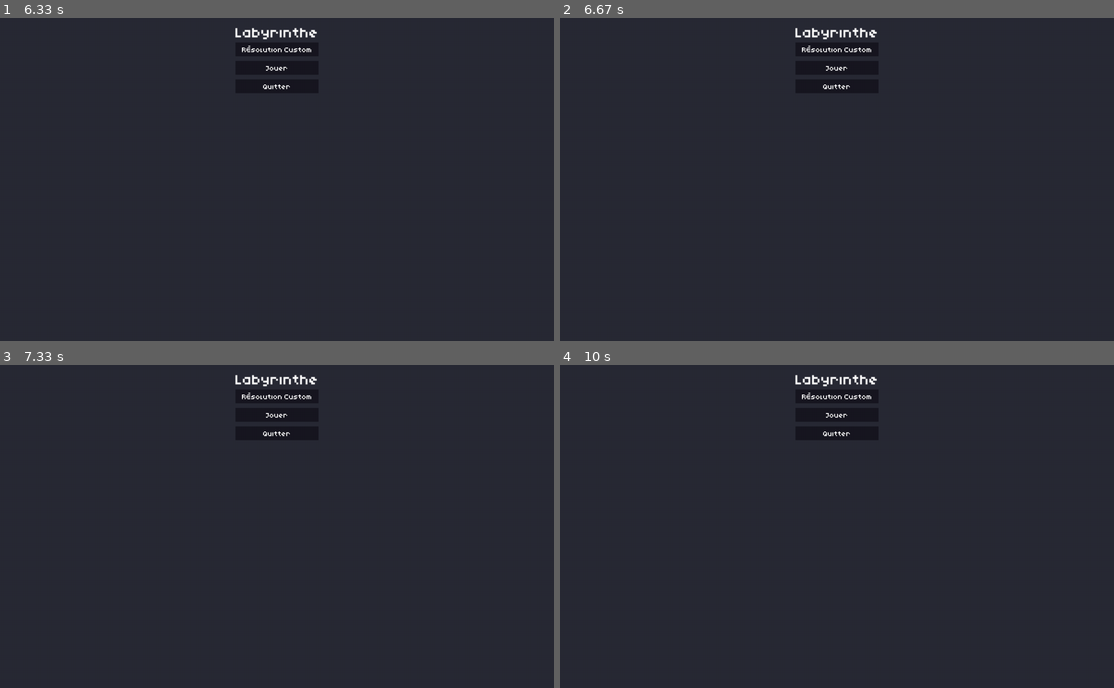
Above: before the commit, frames 1-4 (two rows, left to right).
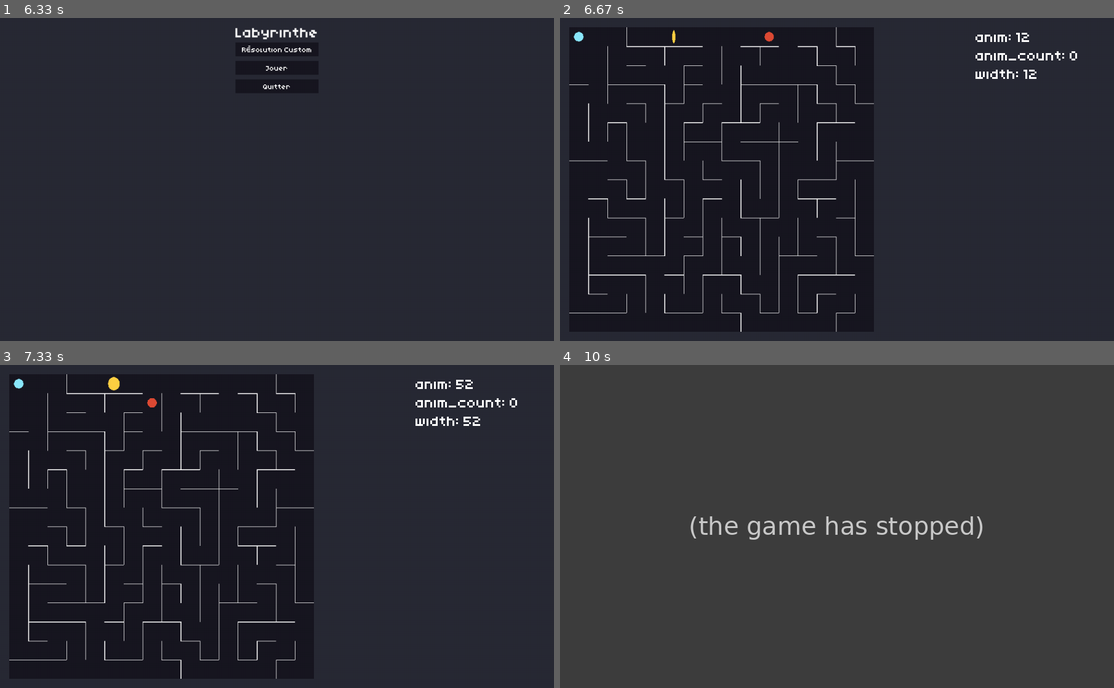
Above: after the commit, the same moments.

Repository: HerbeMalveillante/ProjetPeiP24
Game: pygame game, started from main.py
Two runs of this game, one before a commit and one after it. Both use one fixed random seed, a clock stepped at 60 frames per second and the inputs below.
Inputs (mouse positions are in pixels of both pictures, inside the frame that each line leads up to):
- Up to frame 1 (6.33 s): click (277, 179) at 0.38 s; hold Right 0.67-1.13 s
- Up to frame 2 (6.67 s): click (848, 69) at 6.45 s
- Up to frame 3 (7.33 s): tap Enter at 6.73 s; hold Up from 7.07 s (still down)
- Up to frame 4 (10 s): release Up at 7.53 s; hold Right 7.57-8.03 s; hold Left 8.07-8.6 s; hold Down 8.63-8.93 s; hold Right 9.4-9.77 s; hold Right from 9.8 s (still down)

Frame 1 is identical in both runs. In frame 2, 3.2% of the frame differs, in the area x 1-94%, y 2-98%; in frame 3, 3.3%; in frame 4, 3.4%, in the area x 23-77%, y 3-55%.
Error after the commit: IndexError: list index out of range (character.py line 79); the game stopped at 9.92 s (later frames are placeholders)

Commit message:
enemy AI

Diff:
--- /dev/null
+++ b/character.py
@@ -0,0 +1,146 @@
+import pygame
+import constants
+import time
+
+
+class Character(pygame.sprite.Sprite):
+
+    def __init__(self, pos, labyrinth):
+        super().__init__()
+
+        self.labyrinth = labyrinth
+        self.pos = pos
+        self.size = constants.LABYRINTH_RESOLUTION
+
+        self.image = pygame.Surface((self.size, self.size), pygame.SRCALPHA, 32)
+        self.has_changed = True
+
+    def update(self):
+        pass
+
+    def draw(self):
+        # Draw a circle on a new surface and return it
+        if self.has_changed:
+            self.image.fill((0, 0, 0, 0))
+
+            pygame.draw.circle(
+                self.image,
+                constants.CHARACTER_COLOR,
+                (self.size // 2, self.size // 2),
+                self.size // 2 - constants.LABYRINTH_RESOLUTION // 4,
+            )
+
+            self.has_changed = False
+
+        return self.image
+
+    def move(self, direction):
+        """
+        direction: str<"up"|"down"|"left"|"right">
+        moves are sanitized in the game class to avoid out of bounds moves.
+        """
+
+        if direction == "up":
+            new_pos = self.pos - self.labyrinth.width
+        elif direction == "down":
+            new_pos = self.pos + self.labyrinth.width
+        elif direction == "left":
+            new_pos = self.pos - 1
+        elif direction == "right":
+            new_pos = self.pos + 1
+        else:
+            raise ValueError(f"Invalid direction: {direction}")
+            exit()
+
+        if not self.labyrinth.can_move(self.pos, new_pos):
+            return
+        self.pos = new_pos
+
+
+class Enemy(pygame.sprite.Sprite):
+
+    def __init__(self, pos, labyrinth, character):
+        super().__init__()
+        self.labyrinth = labyrinth
+        self.character = character
+        self.pos = pos
+        self.size = constants.LABYRINTH_RESOLUTION
+
+        self.image = pygame.Surface((self.size, self.size), pygame.SRCALPHA, 32)
+        self.has_changed = True
+
+        self.last_moved = time.time()
+
+    def update(self):
+        if time.time() - self.last_moved > 0.2:
+            # path = self.labyrinth.resolve_recursive_backtracking(self.pos, self.character.pos)
+            path = self.labyrinth.resolve_a_star(self.pos, self.character.pos)
+            if path:
+                self.pos = path[1]
+            self.last_moved = time.time()
+
+    def draw(self):
+        # Draw a circle on a new surface and return it
+        if self.has_changed:
+            self.image.fill((0, 0, 0, 0))
+
+            pygame.draw.circle(
+                self.image,
+                constants.ENEMIES_COLOR,
+                (self.size // 2, self.size // 2),
+                self.size // 2 - constants.LABYRINTH_RESOLUTION // 4,
+            )
+
+            self.has_changed = False
+
+        return self.image
+
+
+class Point(pygame.sprite.Sprite):
+
+    def __init__(self, pos, labyrinth):
+
+        super().__init__()
+        self.pos = pos
+        self.local_x, self.local_y = labyrinth.id_to_coord(self.pos)
+        self.image = pygame.Surface(
+            (constants.LABYRINTH_RESOLUTION, constants.LABYRINTH_RESOLUTION), pygame.SRCALPHA, 32
+        )
+        self.rect = self.image.get_rect()
+
+        self.animation = 0
+        self.animation_count = 0
+        self.width = 0
+
+        self.labyrinth = labyrinth
+
+    def draw(self):
+
+        self.image.fill((0, 0, 0, 0))
+
+        if self.animation > 120:
+            self.animation = 0
+            self.animation_count += 1
+            self.width = 0
+
+        if self.animation < 60:
+            self.animation += 1
+            self.width += 1
+        else:
+            self.animation += 1
+            self.width -= 1
+
+        center = constants.LABYRINTH_RESOLUTION // 2 - self.width // 2
+
+        rect = pygame.Rect(center, 0, max(1, self.width), constants.LABYRINTH_RESOLUTION)
+        rect.scale_by_ip(0.7, 0.7)
+
+        color = constants.POINTS_COLOR if self.animation_count % 2 == 0 else constants.POINTS_COLOR_2
+
+        pygame.draw.ellipse(
+            self.image,
+            color,
+            rect,
+        )
+
+        return self.image
--- a/constants.py
+++ b/constants.py
@@ -1,8 +1,23 @@
+import pygame
+
+pygame.font.init()
+
 WIDTH, HEIGHT = 1200, 700
 
 
 BG_COLOR = (40, 42, 53)
 BUTTON_COLOR = (24, 23, 33)
-LABYRINTH_RESOLUTION = 12  # in pixels
+LABYRINTH_RESOLUTION = 60  # in pixels
+
+CHARACTER_COLOR = (139, 233, 253)
+POINTS_COLOR = (255, 209, 67)
+POINTS_COLOR_2 = (181, 143, 30)
+ENEMIES_COLOR = (222, 75, 53)
+WHITE = (255, 255, 255)
 
 DRAW_CASE_NUMBERS = False
+
+
+font_file = "customFont.ttf"
+font = pygame.font.Font(font_file, 16)
+font_big = pygame.font.Font(font_file, 32)
--- /dev/null
+++ b/game.py
@@ -0,0 +1,103 @@
+import pygame
+from constants import HEIGHT, LABYRINTH_RESOLUTION, WHITE
+from labyrinth import Labyrinth
+from character import Character, Point, Enemy
+from menufactory import MenuFactory, Text
+
+
+class Game(MenuFactory):
+    def __init__(self, parent):
+
+        super().__init__(parent)
+
+        self.labyrinth = Labyrinth(self, (16, 16), "dead-end-filling", "recursive-backtracking", 0.1)
+        while not self.labyrinth.generation_data["is_generated"]:
+            self.labyrinth.generate_step()
+
+        screen = pygame.display.get_surface()
+
+        self.debug_text = Text(self, screen.get_width() - 300, 20, WHITE, "LoremIpsum")
+        self.elements.add(self.debug_text)
+
+        self.character = Character(0, self.labyrinth)
+
+        self.lab_layer = self.labyrinth.get_image()
+        self.game_layer = pygame.Surface(
+            (self.lab_layer.get_size()[0], self.lab_layer.get_size()[1]), pygame.SRCALPHA, 32
+        )
+
+        self.points = []
+        self.enemies = []
+
+        self.points.append(Point(5, self.labyrinth))
+        self.enemies.append(Enemy(10, self.labyrinth, self.character))
+
+    def update(self, clock):
+        point = self.points[0]
+        anim, anim_count, width = point.animation, point.animation_count, point.width
+        self.debug_text.update_text(f"anim: {anim}\nanim_count: {anim_count}\nwidth: {width}")
+        for e in self.enemies:
+            e.update()
+        clock.tick(60)
+
+    def draw(self):
+
+        # Background : labyrinthe
+        labyrinth_image_height = self.lab_layer.get_size()[1]
+        displayable_height = HEIGHT - 40
+        ratio = displayable_height / labyrinth_image_height
+        labyrinth_image = pygame.transform.scale(
+            self.lab_layer, (int(ratio * self.lab_layer.get_size()[0]), displayable_height)
+        )
+        # On la dessine à l'écran
+        self.parent.parent.screen.blit(labyrinth_image, (20, 20))
+
+        # Game layer
+        self.game_layer.fill((0, 0, 0, 0))
+
+        # Points
+        for p in self.points:
+            p_image = p.draw()
+            p_x = p.local_x * LABYRINTH_RESOLUTION
+            p_y = p.local_y * LABYRINTH_RESOLUTION
+            self.game_layer.blit(p_image, (p_x, p_y))
+
+        for e in self.enemies:
+            e_image = e.draw()
+            e_coordinates = self.labyrinth.id_to_coord(e.pos)
+            e_x = e_coordinates[0] * LABYRINTH_RESOLUTION
+            e_y = e_coordinates[1] * LABYRINTH_RESOLUTION
+            self.game_layer.blit(e_image, (e_x, e_y))
+
+        # Character
+        character_image = self.character.draw()
+        character_coordinates = self.labyrinth.id_to_coord(self.character.pos)
+        character_x = character_coordinates[0] * LABYRINTH_RESOLUTION
+        character_y = character_coordinates[1] * LABYRINTH_RESOLUTION
+        self.game_layer.blit(character_image, (character_x, character_y))
+
+        game_layer_image = pygame.transform.scale(
+            self.game_layer, (int(ratio * self.game_layer.get_size()[0]), displayable_height)
+        )
+        self.parent.parent.screen.blit(game_layer_image, (20, 20))
+
+        super().draw()
+
+    def on_key(self, key, down):
+        """
+        the down argument indicates if the key has been pressed.
+        For held keys, use pygame.keys.get_pressed() instead.
+        """
+        if down:
+            if key == pygame.K_UP:
+                if self.labyrinth.id_to_coord(self.character.pos)[1] > 0:
+                    self.character.move("up")
+            elif key == pygame.K_DOWN:
+                if self.labyrinth.id_to_coord(self.character.pos)[1] < self.labyrinth.height - 1:
+                    self.character.move("down")
+            elif key == pygame.K_LEFT:
+                if self.labyrinth.id_to_coord(self.character.pos)[0] > 0:
+                    self.character.move("left")
+            elif key == pygame.K_RIGHT:
+                if self.labyrinth.id_to_coord(self.character.pos)[0] < self.labyrinth.width - 1:
+                    self.character.move("right")
--- a/labyrinth.py
+++ b/labyrinth.py
@@ -1,7 +1,8 @@
 import pygame
 import time
 import random
-from constants import LABYRINTH_RESOLUTION, DRAW_CASE_NUMBERS, BUTTON_COLOR
+from constants import LABYRINTH_RESOLUTION, DRAW_CASE_NUMBERS, BUTTON_COLOR, font
+import math
 
 
 class Labyrinth(pygame.sprite.Sprite):
@@ -217,6 +218,82 @@
                 print("L'algorithme de résolution n'est pas reconnu.")
                 exit(1)
 
+    def MD(self, case1, case2):
+        if isinstance(case1, int) and isinstance(case2, int):
+            case1 = self.id_to_coord(case1)
+            case2 = self.id_to_coord(case2)
+        return abs(case1[0] - case2[0]) + abs(case1[1] - case2[1])
+
+    def resolve_recursive_backtracking(self, start, end):
+        """
+        Retourne une liste de positions qui mène de la case de départ à la case d'arrivée, sans stocker de données pour visualisation
+        """
+        stack = [start]
+        banned = []
+        visited = []
+        while stack[-1] != end:
+            available = [
+                i
+                for i in self.get_adjacent_cases(stack[-1])
+                if self.can_move(i, stack[-1]) and i not in banned and i not in visited
+            ]
+            if available == []:
+                banned.append(stack.pop())
+            else:
+                stack.append(random.choice(available))
+                # stack.append(available[-1])
+                visited.append(stack[-1])
+        return stack
+
+    def resolve_a_star(self, start, end):
+        """
+        Retourne une liste de positions qui mène de la case de départ à la case d'arrivée, sans stocker de données pour visualisation
+        Utilise l'algorithme A* pour trouver le chemin le plus court
+        """
+
+        def h(case):
+            return self.MD(case, end)
+
+        def reconstruct_path(cameFrom, current):
+            totalPath = [current]
+            while current in cameFrom.keys():
+                current = cameFrom[current]
+                totalPath.append(current)
+            totalPath.reverse()
+            return totalPath
+
+        openSet = [start]
+        cameFrom = {}
+
+        gScore = {}
+        for x in range(self.width * self.height):
+            gScore[x] = math.inf
+        gScore[start] = 0
+        fScore = {}
+        for x in range(self.width * self.height):
+            fScore[x] = math.inf
+        fScore[start] = h(start)
+
+        while len(openSet) > 0:
+            current = min(openSet, key=lambda x: fScore[x])
+            if current == end:
+                path = reconstruct_path(cameFrom, current)
+                return path
+
+            openSet.remove(current)
+            adjacent = self.get_adjacent_cases(current)
+            adjacent = [a for a in adjacent if self.can_move(current, a)]
+            for neighbor in adjacent:
+                tentative_gScore = gScore[current] + 1
+                if tentative_gScore < gScore[neighbor]:
+                    cameFrom[neighbor] = current
+                    gScore[neighbor] = tentative_gScore
+                    fScore[neighbor] = tentative_gScore + h(neighbor)
+                    if neighbor not in openSet:
+                        openSet.append(neighbor)
+
+        return False
+
     def get_image(self):
 
         if not self.has_changed:
@@ -230,7 +307,7 @@
             # On veut dessiner le numéro de case sur chaque case
             for i in range(self.width * self.height):
                 coords = self.id_to_coord(i)
-                text = self.parent.parent.parent.font.render(str(i), 0, (0, 0, 0))
+                text = font.render(str(i), 0, (255, 255, 255))
                 self.image.blit(text, (coords[0] * LABYRINTH_RESOLUTION, coords[1] * LABYRINTH_RESOLUTION))
 
         # On dessine un rond pour la case actuelle dans la génération
--- a/main.py
+++ b/main.py
@@ -15,13 +15,12 @@
 
     running = True
     while running:
-        running = menu.update()
+        running = menu.update(clock)
 
         screen.fill(constants.BG_COLOR)
         menu.draw()
         pygame.display.flip()
 
-        clock.tick()
         # Display the resolution and the number of frames per second in the window title.
         resolution = str(screen.get_width()) + "x" + str(screen.get_height())
         pygame.display.set_caption(f"Labyrinthe - {resolution} - {int(clock.get_fps())} FPS")
--- a/menu.py
+++ b/menu.py
@@ -1,26 +1,25 @@
 import pygame
 from constants import WIDTH, HEIGHT, BUTTON_COLOR
 from labyrinth import Labyrinth
+from game import Game
+from menufactory import MenuFactory, Button, Text
 
 
 class Menu:
     def __init__(self):
 
         self.quit = False
-        # load the customFont.ttf file
-        font_file = "customFont.ttf"
-        self.font = pygame.font.Font(font_file, 16)
-        self.font_big = pygame.font.Font(font_file, 32)
+
         self.screen = pygame.display.get_surface()
 
         self.stack = [Main_Menu(self)]
 
-    def update(self):
+    def update(self, clock):
 
         if self.quit:
             return False
 
-        self.stack[-1].update()
+        self.stack[-1].update(clock)
 
         for event in pygame.event.get():
             if event.type == pygame.QUIT:
@@ -28,6 +27,9 @@
             elif event.type == pygame.MOUSEBUTTONDOWN:
                 if event.button == 1:
                     self.stack[-1].on_click(event.pos)
+
+            elif event.type == pygame.KEYDOWN or event.type == pygame.KEYUP:
+                self.stack[-1].on_key(event.key, event.type == pygame.KEYDOWN)
         return True
 
     def draw(self):
@@ -38,34 +40,6 @@
             self.stack.pop()
         else:
             self.quit = True
-
-
-class MenuFactory:
-    def __init__(self, parent):
-        self.parent = parent
-        self.buttons = pygame.sprite.Group()
-        self.elements = pygame.sprite.Group()
-
-    def update(self):
-        for el in self.elements:
-            el.update()
-
-    def draw(self):
-        for el in self.elements:
-            el.draw()
-        for el in self.buttons:
-            el.draw()
-
-    def on_click(self, pos):
-        # Create a virtual sprite to check for collisions
-        mouse_sprite = pygame.sprite.Sprite()
-        mouse_sprite.rect = pygame.Rect(pos, (1, 1))
-
-        # return the first button that collides with the mouse
-        clicked = pygame.sprite.spritecollideany(mouse_sprite, self.buttons)
-
-        if clicked and clicked.function:
-            clicked.function()
 
 
 class Main_Menu(MenuFactory):
@@ -87,7 +61,7 @@
             )
         )
 
-        self.buttons.add(Button(self, WIDTH / 2 - 90, 93, 180, 30, BUTTON_COLOR, "Jouer", None))
+        self.buttons.add(Button(self, WIDTH / 2 - 90, 93, 180, 30, BUTTON_COLOR, "Jouer", self.start_game))
 
         self.buttons.add(
             Button(
@@ -105,6 +79,9 @@
     def resolution_custom(self):
         self.parent.stack.append(Resolution(self))
 
+    def start_game(self):
+        self.parent.stack.append(Game(self))
+
 
 class Resolution(MenuFactory):
     """
@@ -115,9 +92,10 @@
     def __init__(self, parent):
         super().__init__(parent)
 
-        self.labyrinth = Labyrinth(self, (100, 100), "dead-end-filling", "recursive-backtracking", 0)
+        self.labyrinth = Labyrinth(self, (20, 20), "dead-end-filling", "recursive-backtracking", 0.1)
 
-    def update(self):
+    def update(self, clock):
+        clock.tick()
         if not self.labyrinth.generation_data["is_generated"]:
             self.labyrinth.generate_step()
         else:
@@ -140,61 +118,3 @@
         # On la dessine à l'écran
         self.parent.parent.screen.blit(labyrinth_image, (20, 20))
         self.parent.parent.screen.blit(pathfinding_image, (20, 20))
-
-
-class Game:
-    def __init__(self, parent):
-        self.parent = parent
-
-    def update(self):
-        pass
-
-    def draw(self):
-        pass
-
-
-class Button(pygame.sprite.Sprite):
-    def __init__(self, parent, x, y, width, height, color, text, function):
-        super().__init__()
-        self.parent = parent
-        self.x = x
-        self.y = y
-        self.width = width
-        self.height = height
-        self.color = color
-        self.text = text
-        self.function = function
-        self.rect = pygame.Rect(x, y, width, height)
-        self.image = pygame.Surface((width, height))
-        self.image.fill(color)
-        self.font = self.parent.parent.font
-        self.text_render = self.font.render(text, 0, (255, 255, 255))
-        self.image.blit(
-            self.text_render,
-            (
-                width / 2 - self.text_render.get_width() / 2,
-                height / 2 - self.text_render.get_height() / 2,
-            ),
-        )
-
-    def draw(self):
-        self.parent.parent.screen.blit(self.image, (self.x, self.y))
-
-
-class Text(pygame.sprite.Sprite):
-
-    def __init__(self, parent, x, y, color, text):
-        super().__init__()
-        self.parent = parent
-        self.x = x
-        self.y = y
-        self.color = color
-        self.text = text
-        self.font = self.parent.parent.font_big
-        self.text_render = self.font.render(text, 0, color)
-
-        self.image = self.text_render
-        self.rect = self.image.get_rect()
-
-    def draw(self):
-        self.parent.parent.screen.blit(self.image, (self.x, self.y))
--- /dev/null
+++ b/menufactory.py
@@ -0,0 +1,90 @@
+import pygame
+import constants
+
+
+class MenuFactory:
+    def __init__(self, parent):
+        self.parent = parent
+        self.buttons = pygame.sprite.Group()
+        self.elements = pygame.sprite.Group()
+
+    def update(self, clock):
+        for el in self.elements:
+            el.update()
+
+    def draw(self):
+        for el in self.elements:
+            el.draw()
+        for el in self.buttons:
+            el.draw()
+
+    def on_click(self, pos):
+        # Create a virtual sprite to check for collisions
+        mouse_sprite = pygame.sprite.Sprite()
+        mouse_sprite.rect = pygame.Rect(pos, (1, 1))
+
+        # return the first button that collides with the mouse
+        clicked = pygame.sprite.spritecollideany(mouse_sprite, self.buttons)
+
+        if clicked and clicked.function:
+            clicked.function()
+
+    def on_key(self, key, down):
+        pass
+
+
+class Button(pygame.sprite.Sprite):
+    def __init__(self, parent, x, y, width, height, color, text, function):
+        super().__init__()
+        self.parent = parent
+        self.x = x
+        self.y = y
+        self.width = width
+        self.height = height
+        self.color = color
+        self.text = text
+        self.function = function
+        self.rect = pygame.Rect(x, y, width, height)
+        self.image = pygame.Surface((width, height))
+        self.image.fill(color)
+        self.font = constants.font
+        self.text_render = self.font.render(text, 0, (255, 255, 255))
+        self.image.blit(
+            self.text_render,
+            (
+                width / 2 - self.text_render.get_width() / 2,
+                height / 2 - self.text_render.get_height() / 2,
+            ),
+        )
+
+    def draw(self):
+
+        self.parent.parent.screen.blit(self.image, (self.x, self.y))
+
+
+class Text(pygame.sprite.Sprite):
+
+    def __init__(self, parent, x, y, color, text):
+        super().__init__()
+        self.parent = parent
+        self.x = x
+        self.y = y
+        self.color = color
+        self.text = text
+        self.font = constants.font_big
+        self.text_render = self.font.render(text, 0, color)
+
+        self.image = self.text_render
+        self.rect = self.image.get_rect()
+
+        self.screen = pygame.display.get_surface()
+
+    def update_text(self, text):
+        self.text = text
+        self.text_render = self.font.render(text, 0, self.color)
+        self.image = self.text_render
+        self.rect = self.image.get_rect()
+
+    def draw(self):
+
+        self.screen.blit(self.image, (self.x, self.y))
Not shown, changed: README.md
Not shown, changed: .DS_Store
Not shown, added: rapports/s7-02-03-24.md
